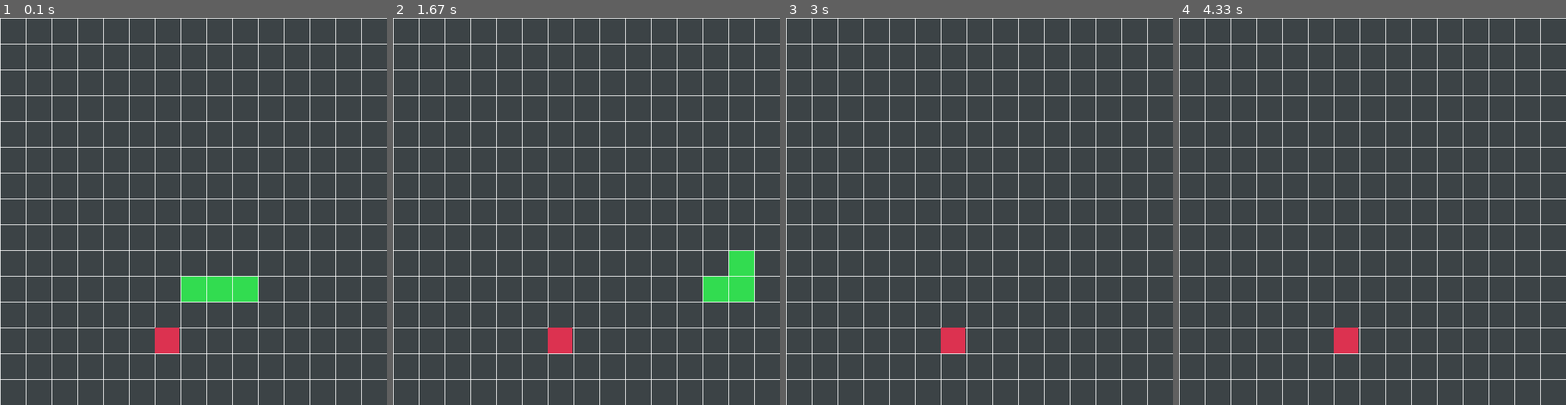
Above: before the commit, frames 1-4 (left to right).
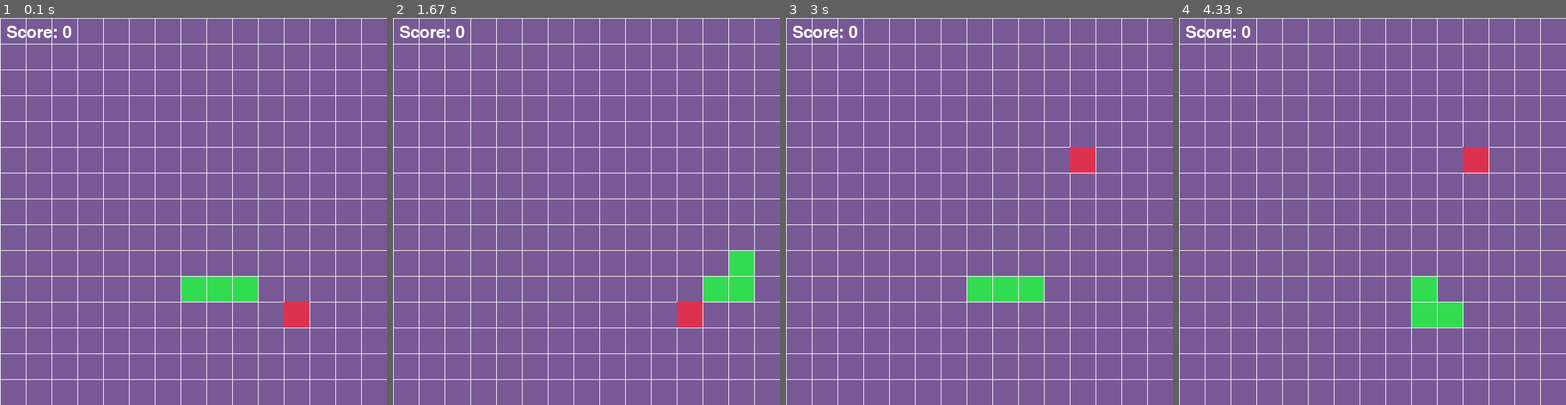
Above: after the commit, the same moments.

Repository: programerela/pygame_course2
Game: pygame game, started from main.py
Two runs of this game, one before a commit and one after it. Both use one fixed random seed, a clock stepped at 60 frames per second and the inputs below.
Inputs:
- Up to frame 1 (0.1 s): no input
- Up to frame 2 (1.67 s): hold R 0.33-0.8 s; hold Right 0.33-0.8 s; hold Up from 1.33 s (still down)
- Up to frame 3 (3 s): release Up at 1.8 s; hold Right 1.83-2.3 s; hold Left 2.33-2.87 s; hold R from 2.9 s (still down)
- Up to frame 4 (4.33 s): release R at 3.2 s; hold Down 3.23-3.53 s; hold Left 3.57-3.97 s; hold Up from 4 s (still down)

The runs differ from the first frame. In frame 1, 94% of the frame differs, in the area x 0-100%, y 0-100%; in frame 2, 94%; in frame 3, 95%; in frame 4, 95%.

Commit message:
reset i score

Diff:
--- a/main.py
+++ b/main.py
@@ -1,6 +1,7 @@
 #meni za menjanje boje zmije i menjanje vockica
 
 import random
+from tkinter import font
 import pygame
 
 pygame.init()
@@ -13,18 +14,27 @@
 
 screen = pygame.display.set_mode((WIDTH, HEIGHT))
 pygame.display.set_caption("Snake")
+font = pygame.font.SysFont(None, 38)
+big_font = pygame.font.SysFont(None, 48)
 clock = pygame.time.Clock()
 
-def random_food():
-    return(random.randrange(GRID_WIDTH), random.randrange(GRID_HEIGHT))
+def random_food(snake):
+    while True:
+        food_position = (random.randrange(GRID_WIDTH), random.randrange(GRID_HEIGHT))
+        if food_position not in snake:
+            return food_position
 
-snake = [(9, 10), (8, 10), (7, 10)]
-food = random_food()
-direction = (1, 0)
+
+def reset_game():
+    snake = [(9, 10), (8, 10), (7, 10)]
+    food = random_food(snake)
+    direction = (1, 0)
+    return snake, food, direction, 0, False
+
+snake, food, direction, score, game_over = reset_game()
 move_timer = 0
 MOVE_DELAY = 18
-
-BG_COLOR = (60, 67, 70)
+BG_COLOR = (120, 89, 150)
 
 running = True
 
@@ -33,7 +43,11 @@
     for event in pygame.event.get():
         if event.type == pygame.QUIT:
             running = False
+
         if event.type == pygame.KEYDOWN:
+            if event.key == pygame.K_r and game_over:
+                snake, food, direction, score, game_over = reset_game()
+        if event.type == pygame.KEYDOWN and not game_over:
             if event.key == pygame.K_UP and direction != (0, 1):
                 direction = (0, -1)
             elif event.key == pygame.K_DOWN and direction != (0, -1):
@@ -43,18 +57,27 @@
             elif event.key == pygame.K_RIGHT and direction != (-1, 0):
                 direction = (1, 0)
 
-    move_timer += 1
-    if move_timer >= MOVE_DELAY:
-        move_timer = 0
-        head_x, head_y = snake[0]
-        dx, dy = direction
-        new_head = (head_x + dx, head_y + dy)
-        snake.insert(0, new_head)
+    if not game_over:
+        move_timer += 1
+        if move_timer >= MOVE_DELAY:
+            move_timer = 0
+            head_x, head_y = snake[0]
+            dx, dy = direction
+            new_head = (head_x + dx, head_y + dy)
 
-        if(new_head == food):
-            food = random_food()
-        else:
-            snake.pop()
+            x, y = new_head
+            hit_self = new_head in snake[:-1]
+            hit_wall = x < 0 or x >= GRID_WIDTH or y < 0 or y >= GRID_HEIGHT
+
+            if hit_self or hit_wall:
+                game_over = True
+            else:
+                snake.insert(0, new_head)
+                if(new_head == food):
+                    food = random_food(snake)
+                    score += 1
+                else:
+                    snake.pop()
 
     screen.fill(BG_COLOR)
     for x, y in snake:
@@ -66,8 +89,13 @@
         pygame.draw.line(screen, (255, 255, 255), (0, y), (WIDTH, y))
 
     fx, fy = food
-    pygame.draw.rect(screen, (220, 50, 80), (fx*CELL_SIZE, fy*CELL_SIZE, CELL_SIZE-2, CELL_SIZE))
+    pygame.draw.rect(screen, (220, 50, 80), (fx*CELL_SIZE, fy*CELL_SIZE, CELL_SIZE, CELL_SIZE))
 
+    screen.blit(font.render(f"Score: {score}", True, (255, 255, 255)), (10, 10))
+
+    if game_over:
+        screen.blit(big_font.render("Game Over!", True, (255, 255, 255)), (WIDTH//2 - 180, HEIGHT//2 - 30))
+        screen.blit(font.render("Press R to Restart", True, (255, 255, 255)), (WIDTH//2 - 130, HEIGHT//2 + 20))
     pygame.display.flip()
     clock.tick(60)
 pygame.quit()
